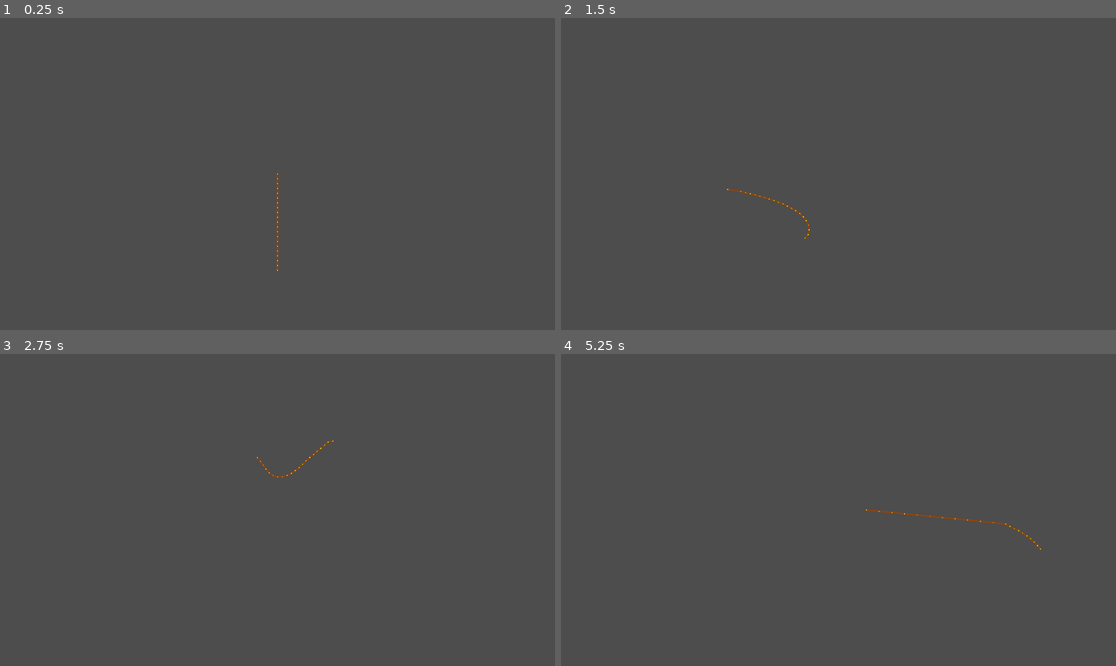
Above: before the commit, frames 1-4 (two rows, left to right).
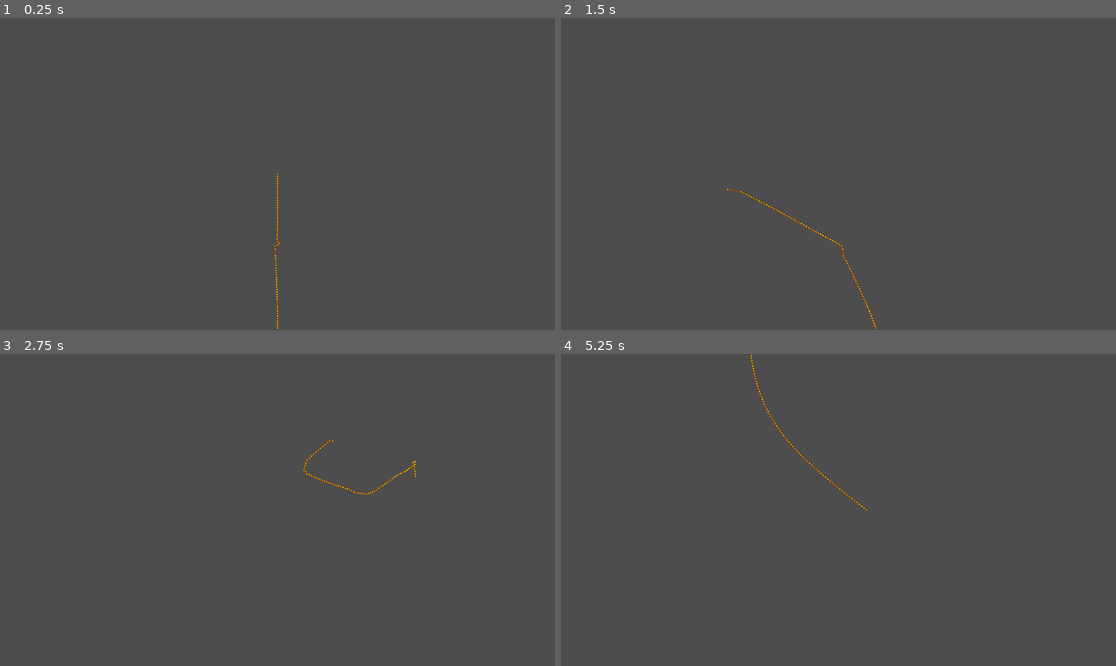
Above: after the commit, the same moments.

Repository: oli-the-broccoli/taught-rope
Game: Godot game, scene res://soft_rope_test.tscn
The game is run twice, just before and just after one commit, with the same random seed, the same clock (stepped at 60 frames per second) and the same inputs.
Inputs (mouse positions are in pixels of both pictures, inside the frame that each line leads up to):
- Up to frame 1 (0.25 s): no input
- Up to frame 2 (1.5 s): tap Enter at 0.5 s; move the mouse to (960, 158) at 0.52 s; hold Right 0.53-1.28 s; move the mouse to (727, 189) at 1.27 s; hold Down from 1.28 s (still down)
- Up to frame 3 (2.75 s): move the mouse to (333, 441) at 2.02 s; release Down at 2.03 s; hold Right from 2.03 s (still down)
- Up to frame 4 (5.25 s): move the mouse to (810, 572) at 2.77 s; release Right at 2.78 s; hold Up 2.78-3.53 s; move the mouse to (1005, 556) at 3.52 s; hold Left 3.53-5.03 s; move the mouse to (672, 463) at 4.27 s; move the mouse to (866, 510) at 5.02 s; hold Down from 5.03 s (still down)

The runs differ from the first frame. In frame 1, 0.1% of the frame differs, in the area x 49-51%, y 50-100%; in frame 2, 0.3%; in frame 3, 0.2%; in frame 4, 0.4%, in the area x 34-87%, y 0-63%.

Commit message:
added collision polygon to test scene

Diff:
--- a/soft_rope_test.tscn
+++ b/soft_rope_test.tscn
@@ -16,8 +16,8 @@
 [node name="SoftRope" type="Node2D" parent="."]
 script = ExtResource("2_63hu4")
 itterations = 200
-rope_length = 200.0
-segments = 20
+rope_length = 400.0
+segments = 80
 metadata/_custom_type_script = "uid://dukhop6enx3nn"
 
 [node name="Camera2D" type="Camera2D" parent="."]
@@ -44,6 +44,14 @@
 rotation = -0.0051262826
 shape = SubResource("RectangleShape2D_63hu4")
 
+[node name="StaticBody2D4" type="StaticBody2D" parent="."]
+position = Vector2(16.999985, 158.00002)
+rotation = -0.030200526
+
+[node name="CollisionShape2D" type="CollisionShape2D" parent="StaticBody2D4"]
+rotation = -0.0051262826
+shape = SubResource("RectangleShape2D_63hu4")
+
 [node name="StaticBody2D2" type="StaticBody2D" parent="."]
 
 [node name="CollisionPolygon2D" type="CollisionPolygon2D" parent="StaticBody2D2"]
